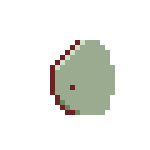
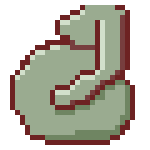
Layered file, before and after one edit (150x150). Changes by layer:
removed layer "Camada 3 copy" from group "Pregnancy" over [50, 40, 105, 115]
removed layer "Camada 4 copy" from group "Pregnancy" over [50, 40, 115, 115]
added layer "Layer 2" in group "Pregnancy" over [10, 5, 135, 145]
added layer "Layer 3" in group "Pregnancy" over [15, 10, 130, 140]
added layer "Layer 4" in group "Pregnancy" over [15, 5, 130, 140]
